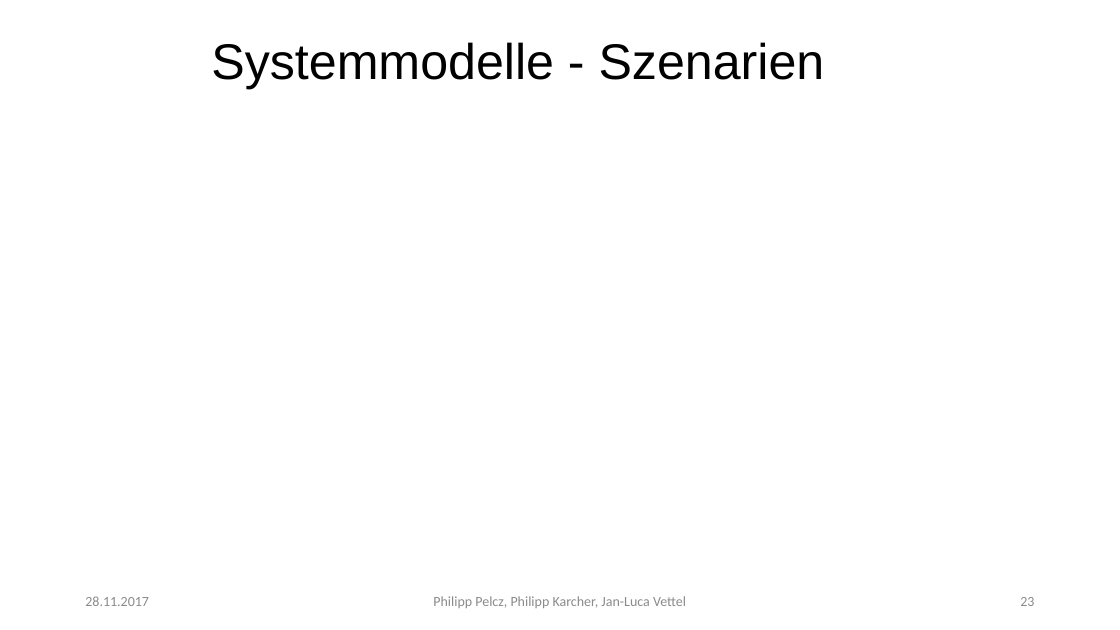
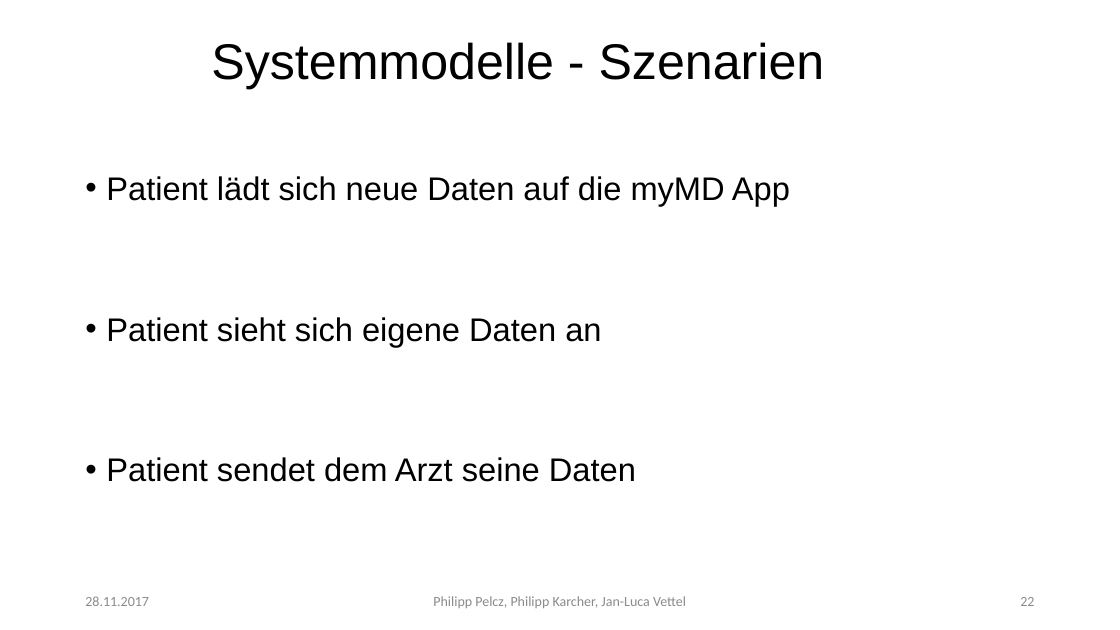
Before and after one commit to Pelcz97/Medox, a slide deck: slide 22 of myMD_Planungsphase.pptx (slide 23 before the commit). Drawn at 1120x630 pixels with LibreOffice and Linux fonts; fonts in the diff are those of the drawing; background and template pictures are left out. Boxes give left, top, right and bottom in pixels: in the first picture for what was removed or moved away, otherwise in the second. Text is boxed around its words. In the diff, an @@ line names an element or a change of style, - is before the commit and + after.

```diff
--- a/myMD_Planungsphase.pptx
+++ b/myMD_Planungsphase.pptx
@@ text added at [106, 176, 790, 482], 28 pt, text #000000 @@
+• Patient lädt sich neue Daten auf die myMD App
+• Patient sieht sich eigene Daten an
+• Patient sendet dem Arzt seine Daten
```
Also in this commit, not shown: 1 slide removed.
